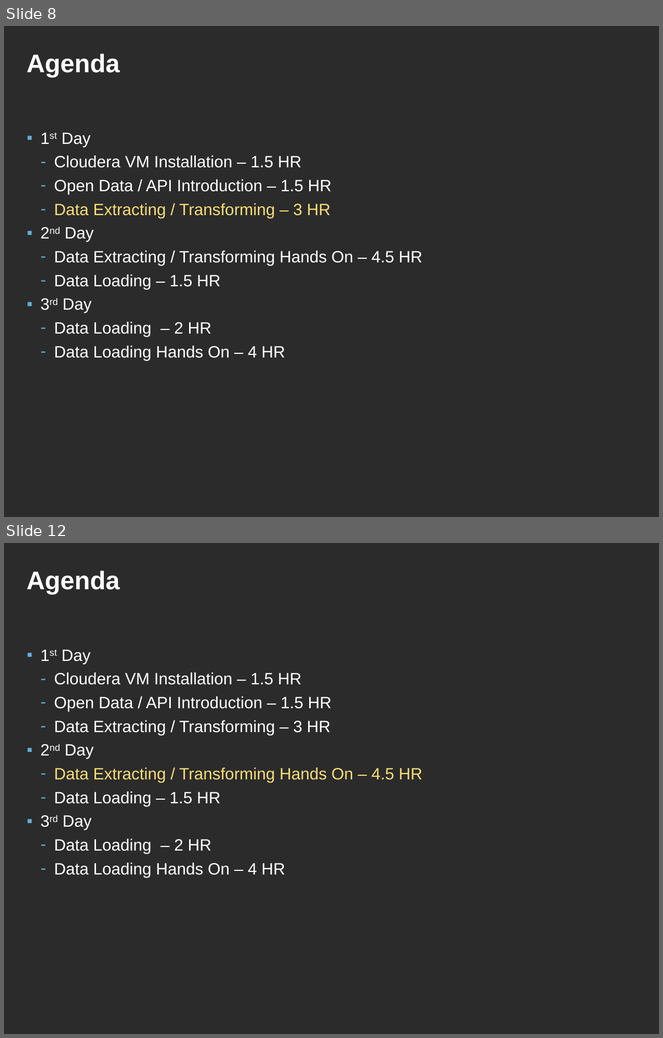
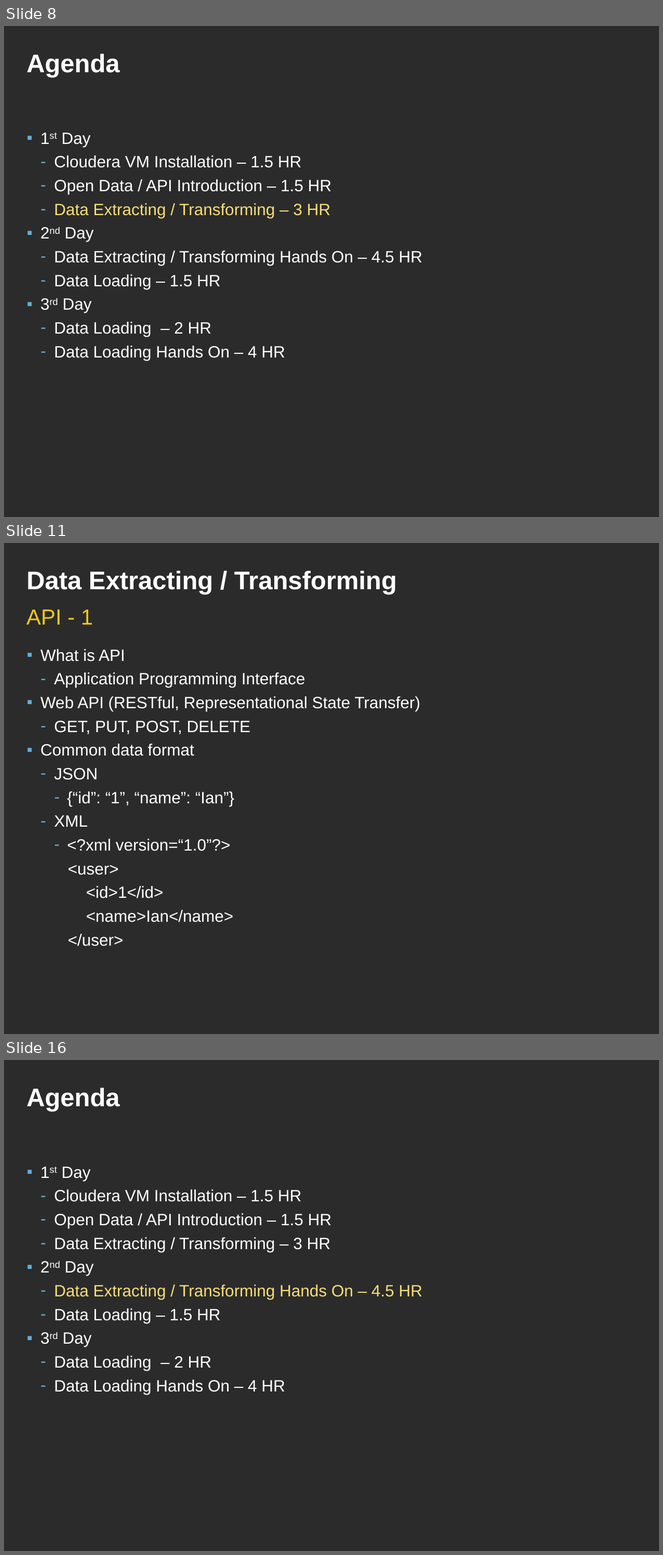
Before and after one commit to ianlin/small-data, a slide deck: training/data_etl.ppt. Shown one above the other, each under a label of ours: slides 8 and 12 before the commit, slides 8, 11 and 16 after it; the slides between them are not shown. The pictures are 663x1038 and 663x1555 pixels, drawn with LibreOffice and Linux fonts; fonts in the diff are those of the drawing; background and template pictures are left out; a plain dark background stands for a picture behind light text. Boxes give left, top, right and bottom in pixels: in the first picture for what was removed or moved away, otherwise in the second. Text is boxed around its words. In the diff, an @@ line names an element or a change of style, - is before the commit and + after.

```diff
--- a/training/data_etl.ppt
+++ b/training/data_etl.ppt
@@ slide 11 added at box(4, 543, 659, 1034), background picture (left out) @@
@@ title added at box(26, 571, 397, 594), 28 pt, text #FFFFFF, bold @@
+Data Extracting / Transforming
@@ text added at box(26, 610, 93, 625), 24 pt, text #F1C81B @@
+API - 1
@@ text added at box(40, 649, 420, 947), 18 pt, text #FFFFFF @@
+▪ What is API
+  – Application Programming Interface
+▪ Web API (RESTful, Representational State Transfer)
+  – GET, PUT, POST, DELETE
+▪ Common data format
+  – JSON
+    – {“id”: “1”, “name”: “Ian”}
+  – XML
+    – <?xml version=“1.0”?>
+    <user>
+    <id>1</id>
+    <name>Ian</name>
+    </user>
@@ what was slide 12 is now slide 16 @@
```
Also in this commit, not shown: 4 slides changed, 5 other slides added, 2 slides removed.
